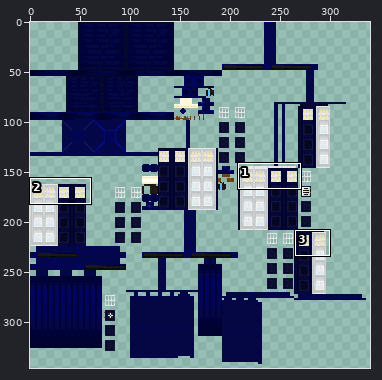
Two versions of one sprite sheet, src/main/resources/assets/awt/textures/blockentities/exteriors/policebox/policebox.png. The picture above shows the old version from afar; the outline marks the close-up.
Close-up. Before:
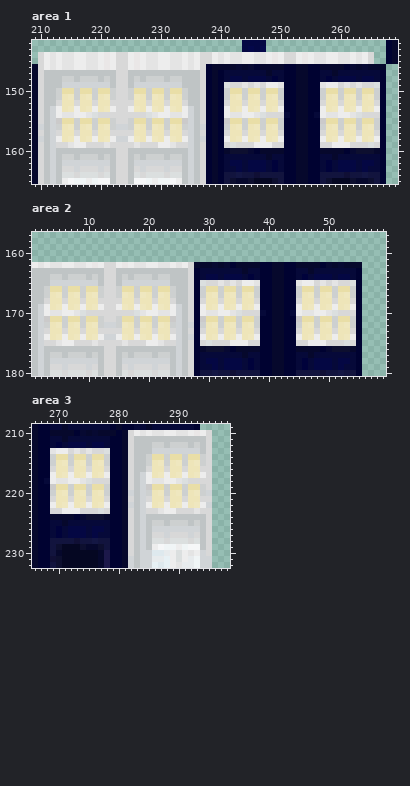
The file is 512x512 pixels. Pixels under 10% opacity are left out. Colours within 5 levels of each other are drawn and written as one. Shown: area 1: x 209..269, y 142..165; area 2: x 1..59, y 157..180; area 3: x 266..298, y 209..232. The wide view leaves out empty margins. The commit also changed other parts of the picture, which this record leaves out.
New version:
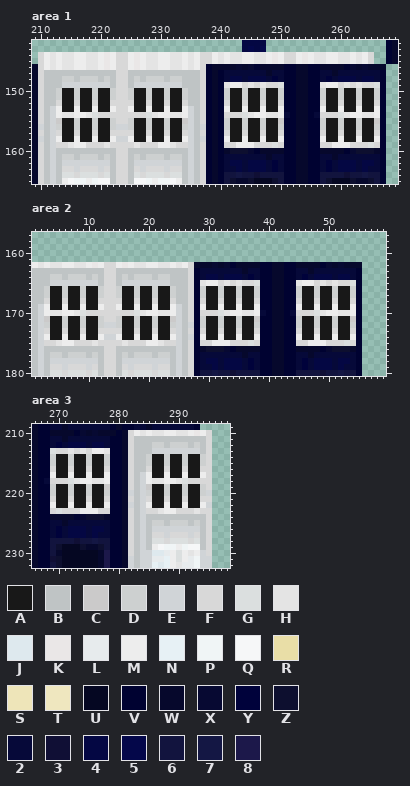
Palette (. is transparent): A #181818  B #bfc4c5  C #cbcaca  D #cdd0d0  E #d0d4d7  F #d8d8d8  G #dbdfdf  H #e4e4e4  J #dee9ee  K #eae7e7  L #e7ebed  M #ededed  N #e7f1f5  P #f0f5f6  Q #f6f7f8  R #e9dea7  S #eee5b9  T #efe7bf  U #050722  V #000231  W #06082c  X #070932  Y #00023b  Z #0d0f2f  2 #060939  3 #100f35  4 #040743  5 #04074a  6 #12143e  7 #141744  8 #1c184a
Edits made:
--- area 1
@@ x 209..269 @@
 148 WFBBBDDBDDDBDBFFBDBDDDBDDBBBFVWV24424442Y2VVWWVV2Y24442442V..
-149 WFBBBEEEEEEEEBFFBEEEEEEEEBBBFVWVGFFHFHFMMHVVWWVVHMMFHFHFFGV..
-150 WFBBDRRDRRDRRDFFDRRDRRDRRDBBFVWVDRRDRRDRRDVVWWVVDRRDRRDRRDV..
-151 WFBBDSTDSTDSTDFFDTSDTSDTSDBBFVWVDSTDSTDSTDVVWWVVDSTDSTDSTDV..
-152 WFBBFSSFSSFSSFFFFSSFSSFSSFBBFVWVFSSFSSFSSFVVWWVVFSSFSSFSSFV..
-153 WFBEMSTMSTMSTMFFMTSMTSMTSMEBFVWVMSTMSTMSTMVVWWVVMSTMSTMSTMV..
-154 WFBEMHHMMHGFFFFFFFFGHMMHHMEBFVWVMHHMMHGFFF2VWWV2MHHMMHGFFFV..
-155 WFBECRRDRRDRRDFFDRRDRRDRRCEBFVWVCRRDRRDRRDVVWWVVCRRDRRDRRDV..
-156 WEBEDSTDSTDSTDEEDTSDTSDTSDEBEVWVDSTDSTDSTDVVWWVVDSTDSTDSTDV..
-157 WFBEFSSFSSFSSFFFFSSFSSFSSFEBFVWVFSSFSSFSSFVVWWVVFSSFSSFSSFV..
-158 WEBEMSTMSTMSTMEEMTSMTSMTSMEBEVWVMSTMSTMSTMVVWWVVMSTMSTMSTMV..
-159 WFBEFFHMMFFFHFFFFHFFFMMHFFEBFVWVFGFFFMMMFFVVWWVVFFMMMFFFGFV..
+149 WFBBBEEEEEEEEBFFBEEEEEEEEBBBFVWVHMMFHFHFFGVVWWVVHMMFHFHFFGV..
+150 WFBBDAADAADAADFFDAADAADAADBBFVWVDAADAADAADVVWWVVDAADAADAADV..
+151 WFBBDAADAADAADFFDAADAADAADBBFVWVDAADAADAADVVWWVVDAADAADAADV..
+152 WFBBFAAFAAFAAFFFFAAFAAFAAFBBFVWVFAAFAAFAAFVVWWVVFAAFAAFAAFV..
+153 WFBEMAAMAAMAAMFFMAAMAAMAAMEBFVWVMAAMAAMAAMVVWWVVMAAMAAMAAMV..
+154 WFBEMHHMMHGFFFFFFFFGHMMHHMEBFVWVFFFGHMMHHM2VWWV2FFFGHMMHHMV..
+155 WFBECAADAADAADFFDAADAADAACEBFVWVDAADAADAACVVWWVVDAADAADAACV..
+156 WEBEDAADAADAADEEDAADAADAADEBEVWVDAADAADAADVVWWVVDAADAADAADV..
+157 WFBEFAAFAAFAAFFFFAAFAAFAAFEBFVWVFAAFAAFAAFVVWWVVFAAFAAFAAFV..
+158 WEBEMAAMAAMAAMEEMAAMAAMAAMEBEVWVMAAMAAMAAMVVWWVVMAAMAAMAAMV..
+159 WFBEFFHMMFFFHFFFFHFFFMMHFFEBFVWVFFMMMFFFGFVVWWVVFFMMMFFFGFV..
 160 WFBEBBBBBBBBBBFFBBBBBBBBBBEBFVWVWZZZXVWWWWVVWWVVWWWWVXZZZWV..
--- area 2
@@ x 1..59 @@
 164 BBBDDBDDDBDBFFBDBDDDBDDBBBFV24424442Y2VVWWVV2Y24442442V....
-165 BBBEEEEEEEEBFFBEEEEEEEEBBBFVGFFHFHFMMHVVWWVVHMMFHFHFFGV....
-166 BBDRRDRRDRRDFFDRRDRRDRRDBBFVDRRDRRDRRDVVWWVVDRRDRRDRRDV....
-167 BBDSTDSTDSTDFFDTSDTSDTSDBBFVDSTDSTDSTDVVWWVVDSTDSTDSTDV....
-168 BBFSSFSSFSSFFFFSSFSSFSSFBBFVFSSFSSFSSFVVWWVVFSSFSSFSSFV....
-169 BEMSTMSTMSTMFFMTSMTSMTSMEBFVMSTMSTMSTMVVWWVVMSTMSTMSTMV....
-170 BEMHHMMHGFFFFFFFFGHMMHHMEBFVMHHMMHGFFF2VWWV2MHHMMHGFFFV....
-171 BECRRDRRDRRDFFDRRDRRDRRCEBFVCRRDRRDRRDVVWWVVCRRDRRDRRDV....
-172 BEDSTDSTDSTDEEDTSDTSDTSDEBEVDSTDSTDSTDVVWWVVDSTDSTDSTDV....
-173 BEFSSFSSFSSFFFFSSFSSFSSFEBFVFSSFSSFSSFVVWWVVFSSFSSFSSFV....
-174 BEMSTMSTMSTMEEMTSMTSMTSMEBEVMSTMSTMSTMVVWWVVMSTMSTMSTMV....
-175 BEFFHMMFFFHFFFFHFFFMMHFFEBFVFGFFFMMMFFVVWWVVFFMMMFFFGFV....
+165 BBBEEEEEEEEBFFBEEEEEEEEBBBFVHMMFHFHFFGVVWWVVHMMFHFHFFGV....
+166 BBDAADAADAADFFDAADAADAADBBFVDAADAADAADVVWWVVDAADAADAADV....
+167 BBDAADAADAADFFDAADAADAADBBFVDAADAADAADVVWWVVDAADAADAADV....
+168 BBFAAFAAFAAFFFFAAFAAFAAFBBFVFAAFAAFAAFVVWWVVFAAFAAFAAFV....
+169 BEMAAMAAMAAMFFMAAMAAMAAMEBFVMAAMAAMAAMVVWWVVMAAMAAMAAMV....
+170 BEMHHMMHGFFFFFFFFGHMMHHMEBFVFFFGHMMHHM2VWWV2FFFGHMMHHMV....
+171 BECAADAADAADFFDAADAADAACEBFVDAADAADAACVVWWVVDAADAADAACV....
+172 BEDAADAADAADEEDAADAADAADEBEVDAADAADAADVVWWVVDAADAADAADV....
+173 BEFAAFAAFAAFFFFAAFAAFAAFEBFVFAAFAAFAAFVVWWVVFAAFAAFAAFV....
+174 BEMAAMAAMAAMEEMAAMAAMAAMEBEVMAAMAAMAAMVVWWVVMAAMAAMAAMV....
+175 BEFFHMMFFFHFFFFHFFFMMHFFEBFVFFMMMFFFGFVVWWVVFFMMMFFFGFV....
 176 BEBBBBBBBBBBFFBBBBBBBBBBEBFVWZZZXVWWWWVVWWVVWWWWVXZZZWV....
--- area 3
@@ x 266..298 @@
 212 WVV2Y24442442VVWFBBBDDBDDDBDBF...
-213 WVVHMMFHFHFFGVVWFBBBEEEEEEEEBF...
-214 WVVDRRDRRDRRDVVWFBBDRRDRRDRRDF...
-215 WVVDSTDSTDSTDVVWFBBDSTDSTDSTDF...
-216 WVVFSSFSSFSSFVVWFBBFSSFSSFSSFF...
-217 WVVMSTMSTMSTMVVWFBEMSTMSTMSTMF...
-218 WV2MHHMMHGFFFVVWFBEMHHMMHGFFFF...
-219 WVVCRRDRRDRRDVVWFBECRRDRRDRRDF...
-220 WVVDSTDSTDSTDVVWEBEDSTDSTDSTDE...
-221 WVVFSSFSSFSSFVVWFBEFSSFSSFSSFF...
-222 WVVMSTMSTMSTMVVWEBEMSTMSTMSTME...
-223 WVVFFMMMFFFGFVVWFBEFFHMMFFFHFF...
+213 WVVGFFHFHFMMHVVWFBBBEEEEEEEEBF...
+214 WVVDAADAADAADVVWFBBDAADAADAADF...
+215 WVVDAADAADAADVVWFBBDAADAADAADF...
+216 WVVFAAFAAFAAFVVWFBBFAAFAAFAAFF...
+217 WVVMAAMAAMAAMVVWFBEMAAMAAMAAMF...
+218 WV2FFFGHMMHHMVVWFBEMHHMMHGFFFF...
+219 WVVDAADAADAACVVWFBECAADAADAADF...
+220 WVVDAADAADAADVVWEBEDAADAADAADE...
+221 WVVFAAFAAFAAFVVWFBEFAAFAAFAAFF...
+222 WVVMAAMAAMAAMVVWEBEMAAMAAMAAME...
+223 WVVFGFFFMMMFFVVWFBEFFHMMFFFHFF...
 224 WVVWWWWVXZZZWVVWFBEBBBBBBBBBBF...
